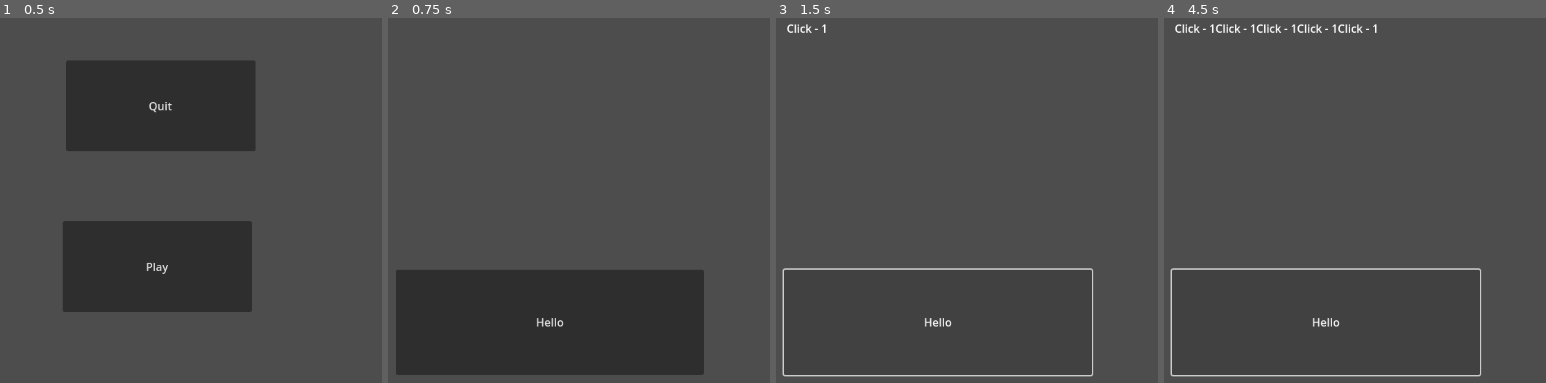
Above: before the commit, frames 1-4 (left to right).
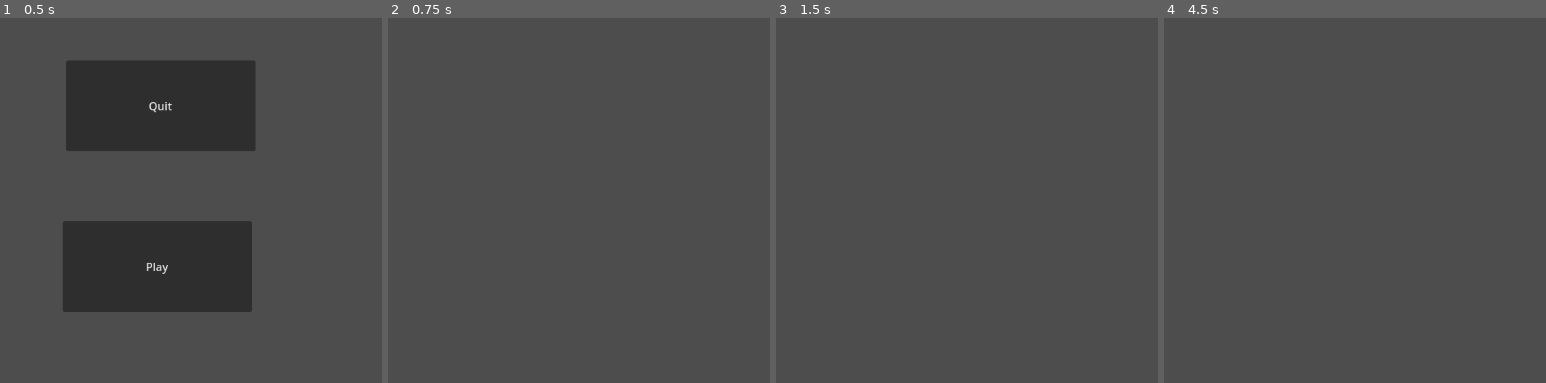
Above: after the commit, the same moments.

Repository: s3716853/idle-rpg
Game: Godot game, scene res://main/main.tscn
Same seed, same stepped clock (60 frames per second), same inputs: the game is played once before the commit and once after it. Before the commit the project starts from res://main.tscn.
Inputs (mouse positions are in pixels of both pictures, inside the frame that each line leads up to):
- Up to frame 1 (0.5 s): no input
- Up to frame 2 (0.75 s): click "Play" at 0.5 s
- Up to frame 3 (1.5 s): click (936, 320) at 1.25 s, where only the run before the commit has a clickable "Hello"
- Up to frame 4 (4.5 s): click (1324, 320) at 2 s, where only the run before the commit has a clickable "Hello"; click (1324, 320) at 2.75 s, where only the run before the commit has a clickable "Hello"; tap Enter at 3.5 s; tap Space at 4.25 s

Frame 1 is identical in both runs. In frame 2, 23% of the frame differs, in the area x 2-83%, y 69-98%; in frame 3, 1.3%; in frame 4, 1.8%.

Commit message:
Begun work on battle system

Diff:
--- a/World.tscn
+++ /dev/null
@@ -1,23 +0,0 @@
-[gd_scene load_steps=3 format=3 uid="uid://datncg4phapqk"]
-
-[ext_resource type="Script" path="res://Click.gd" id="1_cv4pu"]
-[ext_resource type="Script" path="res://Label.gd" id="2_b85fo"]
-
-[node name="World" type="Node2D"]
-
-[node name="Button" type="Button" parent="."]
-offset_left = 356.0
-offset_top = 434.0
-offset_right = 800.0
-offset_bottom = 586.0
-text = "Hello"
-script = ExtResource("1_cv4pu")
-
-[node name="Label" type="Label" parent="."]
-offset_left = 360.0
-offset_top = 74.0
-offset_right = 807.0
-offset_bottom = 411.0
-script = ExtResource("2_b85fo")
-
-[connection signal="pressed" from="Button" to="Button" method="_on_pressed"]
--- /dev/null
+++ b/battle/Battle.gd
@@ -0,0 +1,21 @@
+extends Node2D
+
+var enemy_data = null
+var rng = RandomNumberGenerator.new()
+# Called when the node enters the scene tree for the first time.
+func _ready():
+	load_enemy_data()
+	load_current_battle()
+
+# Called every frame. 'delta' is the elapsed time since the previous frame.
+func _process(delta):
+	pass
+
+func load_enemy_data():
+	var file = FileAccess.open("res://resources/enemies.json", FileAccess.READ)
+	var content = file.get_as_text()
+	enemy_data = JSON.parse_string(content)
+
+func load_current_battle():
+	#var my_random_number = rng.randf_range(1, 1)
+	print(enemy_data)
--- /dev/null
+++ b/battle/Battle.tscn
@@ -0,0 +1,37 @@
+[gd_scene load_steps=4 format=3 uid="uid://b73rjp18isn4j"]
+
+[ext_resource type="Script" path="res://battle/Battle.gd" id="1_csfu3"]
+[ext_resource type="Script" path="res://battle/Click.gd" id="1_rx3ja"]
+[ext_resource type="Script" path="res://battle/Label.gd" id="2_dafei"]
+
+[node name="Battle" type="Node2D"]
+script = ExtResource("1_csfu3")
+
+[node name="Button" type="Button" parent="."]
+visible = false
+offset_left = 356.0
+offset_top = 434.0
+offset_right = 800.0
+offset_bottom = 586.0
+text = "Hello"
+script = ExtResource("1_rx3ja")
+
+[node name="Label" type="Label" parent="."]
+visible = false
+offset_left = 360.0
+offset_top = 74.0
+offset_right = 807.0
+offset_bottom = 411.0
+script = ExtResource("2_dafei")
+
+[node name="Enemy" type="HBoxContainer" parent="."]
+offset_right = 1152.0
+offset_bottom = 289.0
+
+[node name="Move Selection" type="HBoxContainer" parent="."]
+offset_left = 2.0
+offset_top = 366.0
+offset_right = 1155.0
+offset_bottom = 569.0
+
+[connection signal="pressed" from="Button" to="Button" method="_on_pressed"]
--- a/Click.gd
+++ b/battle/Click.gd
@@ -5,11 +5,9 @@
 func _ready():
 	pass # Replace with function body.
 
-
 # Called every frame. 'delta' is the elapsed time since the previous frame.
 func _process(delta):
 	pass
 
 func _on_pressed():
-	print('PRESSED')
 	Inventory.add_item("Click", 1)
--- /dev/null
+++ b/generic/character/character.gd
@@ -0,0 +1,13 @@
+extends Node
+
+func _init(character_id):
+
+
+# Called when the node enters the scene tree for the first time.
+func _ready():
+	pass # Replace with function body.
+
+
+# Called every frame. 'delta' is the elapsed time since the previous frame.
+func _process(delta):
+	pass
--- a/Inventory.gd
+++ b/generic/player/inventory/Inventory.gd
@@ -1,13 +1,12 @@
 extends Node
 
-const InventoryItem = preload("res://InventoryItem.gd")
+const InventoryItem = preload("res://generic/player/inventory/InventoryItem.gd")
 var inventoryItems = []
 signal inventory_update
 
 # Called when the node enters the scene tree for the first time.
 func _ready():
 	pass # Replace with function body.
-
 
 # Called every frame. 'delta' is the elapsed time since the previous frame.
 func _process(delta):
--- a/PlayButton.gd
+++ b/main/PlayButton.gd
@@ -1,14 +1,12 @@
 extends Button
-
 
 # Called when the node enters the scene tree for the first time.
 func _ready():
 	pass # Replace with function body.
-
 
 # Called every frame. 'delta' is the elapsed time since the previous frame.
 func _process(delta):
 	pass
 
 func _on_pressed():
-	get_tree().change_scene_to_file("World.tscn")
+	get_tree().change_scene_to_file("res://battle/Battle.tscn")
--- a/main.tscn
+++ b/main/main.tscn
@@ -1,13 +1,14 @@
 [gd_scene load_steps=3 format=3 uid="uid://ba8gq4obaammn"]
 
-[ext_resource type="Script" path="res://QuitButton.gd" id="1_isuw5"]
-[ext_resource type="Script" path="res://PlayButton.gd" id="2_ir3tq"]
+[ext_resource type="Script" path="res://main/QuitButton.gd" id="1_isuw5"]
+[ext_resource type="Script" path="res://main/PlayButton.gd" id="2_ir3tq"]
 
 [node name="Main" type="Node2D"]
 
 [node name="ParallaxBackground" type="ParallaxBackground" parent="."]
 
 [node name="MenuBar" type="MenuBar" parent="."]
+visible = false
 offset_left = 2.0
 offset_top = 606.0
 offset_right = 1151.0
--- a/project.godot
+++ b/project.godot
@@ -11,10 +11,10 @@
 [application]
 
 config/name="First Project"
-run/main_scene="res://main.tscn"
+run/main_scene="res://main/main.tscn"
 config/features=PackedStringArray("4.2", "Forward Plus")
 config/icon="res://icon.svg"
 
 [autoload]
 
-Inventory="*res://Inventory.gd"
+Inventory="*res://generic/player/inventory/Inventory.gd"
--- /dev/null
+++ b/resources/characters.json
@@ -0,0 +1,2 @@
+{
+}
--- /dev/null
+++ b/resources/enemies.json
@@ -0,0 +1,30 @@
+{
+	"snake-s": {
+		"name": "Small Snake",
+		"status": {
+			"health": 100,
+			"mana": 100
+		},
+		"stats": {
+			"physical": 20,
+			"magic": 5,
+			"luck": 1,
+			"agility": 5
+		},
+		"asset": "TO DO"
+	},
+	"snake-l": {
+		"name": "Large Snake",
+		"status": {
+			"health": 150,
+			"mana": 150
+		},
+		"stats": {
+			"physical": 5,
+			"magic": 25,
+			"luck": 1,
+			"agility": 5
+		},
+		"asset": "TO DO"
+	}
+}
--- /dev/null
+++ b/resources/enemies.tres
@@ -0,0 +1,4 @@
+[gd_resource type="JSON" format=3 uid="uid://bqygfc030p1ti"]
+
+[resource]
+data = null
--- /dev/null
+++ b/resources/text/dialogue.json
@@ -0,0 +1,4 @@
+{
+	"play_button": "Play",
+	"quit_button": "Quit"
+}
Renamed: Label.gd -> battle/Label.gd
Renamed: InventoryItem.gd -> generic/player/inventory/InventoryItem.gd
Renamed: QuitButton.gd -> main/QuitButton.gd
Empty file added: resources/moves/mana_attack.json
Empty file added: resources/moves/physical_attack.json
Empty file added: resources/moves/stat.json
Empty file added: resources/moves/status.json
